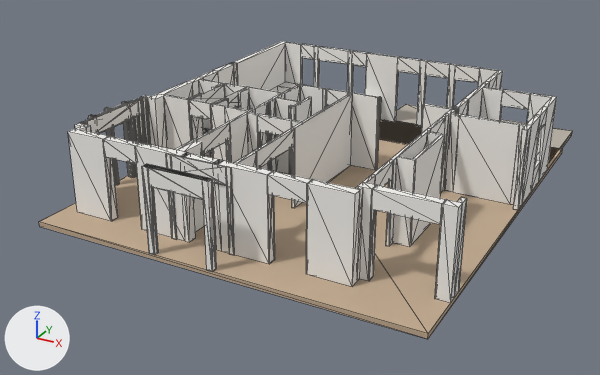
The glTF model codex-pdf-to-bim/apps/web/public/tour-a1/a1-first-floor.glb as it was, and as the next commit left it.
Both versions are drawn from a 50 mm lens placed at (17.35, -15.62, 10.76), pointed at (5.17, 6.53, -0.31). Arrows for +X, +Y and +Z are at lower left; the lights stay in place. The picture after the commit comes second. Mesh edges are drawn as thin lines. Vertices at exactly the same position are counted once.

The scene before the commit, as lines of its bpy script (objects in view):
```python
me_a1_first_floor = bpy.data.meshes.new('a1_first_floor')
me_a1_first_floor.from_pydata(...)  # 1414 vertices, 2542 faces; spans x 0.0..12.1, y 0.0..15.6, z -0.2..2.6
# faces by material slot: [108, 12, 58, 12, 72, 2280]
me_a1_first_floor.materials.append(mat_counter)  # white #eeece8
me_a1_first_floor.materials.append(mat_deck)  # grey #b8b0a5
me_a1_first_floor.materials.append(mat_fixture)  # white #f8f8f7
me_a1_first_floor.materials.append(mat_floor)  # beige #c2aa90
me_a1_first_floor.materials.append(mat_stair)  # beige #cebba2
me_a1_first_floor.materials.append(mat_wall)  # white #f3f1ee
ob_a1_first_floor = bpy.data.objects.new('a1_first_floor', me_a1_first_floor)
ob_a1_first_floor.location = (0.0, 0.0, 0.0)
```
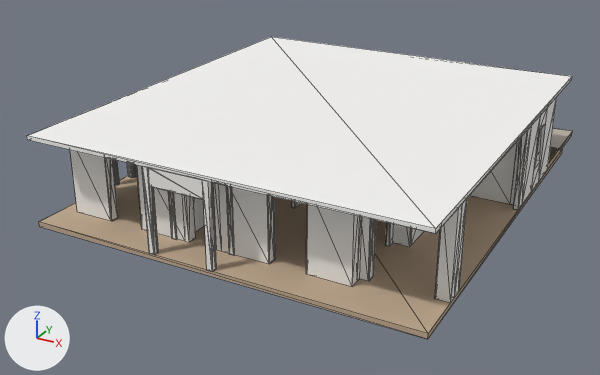
Changed parts and their boxes [x1, y1, x2, y2] in the pictures (600 x 375 px; the box of a moved part takes in the faces that stretch with it):
'a1_first_floor', reshaped
    before: [39, 41, 573, 339]
    after: [27, 37, 573, 339]
part 1 of me_a1_first_floor, added
    after: [27, 37, 572, 234]
part 2 of me_a1_first_floor, moved or reshaped (not visible afterwards)
    before: [147, 165, 207, 180]

The edits, one by one:
Material 'ceiling' (mat_ceiling) is new.
Its base color is (0.925, 0.918, 0.902) (white #f6f6f4).
Its roughness is 0.94.
me_a1_first_floor is used by ob_a1_first_floor; location (0.0, 0.0, 0.0).
me_a1_first_floor had 1414 vertices, 2542 faces and spanned x 0.0..12.1, y 0.0..15.6, z -0.2..2.6.
me_a1_first_floor now has 1422 vertices, 2554 faces and spans x 0.0..12.1, y 0.0..15.6, z -0.2..2.7.
me_a1_first_floor part 1: a new loose piece, a box spanning x 0.0..12.13, y 0.0..13.49, z 2.57..2.69, in mat_ceiling (white #f6f6f4).
Part 2, on me_a1_first_floor:
28 faces are deleted.
28 new faces join them, mat_wall (white #f3f1ee).
Other edits to the shape of me_a1_first_floor do not show in these pictures.
me_a1_first_floor gains material mat_ceiling (white #f6f6f4).
